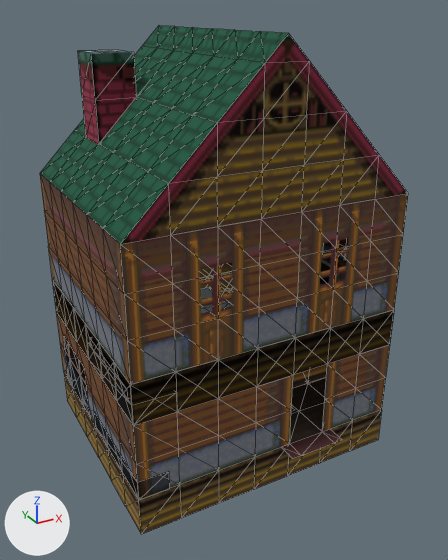
One commit to the glTF model Graphics/Scenario/fierro/insides/house5_in.glb: the scene before it, then after it.
Camera for both pictures: a camera (50 mm lens) standing at (-6.46, -13.19, 9.93) and looking at (0.61, -0.32, 3.5). The axes (+X, +Y, +Z) are drawn at lower left. The lights are the same throughout. Mesh edges are drawn as thin lines on the coarser meshes. Where no turn or scale is listed for an object, it has been applied to the vertices. Vertices at the same position are counted once.

Names of what the first picture shows: 'Beds', 'Chimney', 'FirstFloor', 'Kitchen', 'Roof', 'Rug2', 'SecondFloor'.
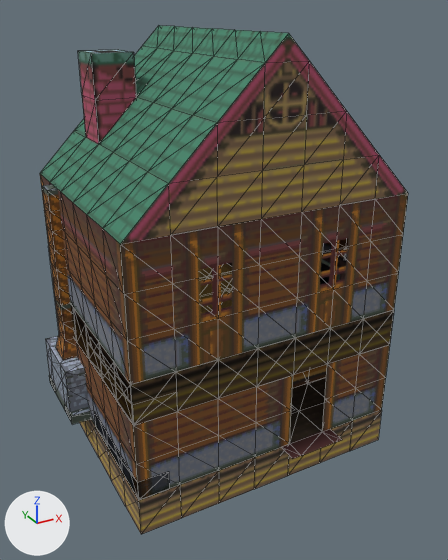
Pixel boxes (x1, y1, x2, y2) of what changed, in the pictures (448 x 560 px; the box of a moved part takes in the faces that stretch with it):
'SecondFloor', surface changed, reshaped
    both: (40, 174, 408, 426)
'Roof', surface changed
    both: (40, 25, 408, 244)
'FirstFloor', surface changed
    both: (56, 312, 390, 534)
'Chimney', reshaped, moved
    before: (70, 378, 91, 418)
    after: (45, 298, 91, 424)
'Beds', deleted
    before: (201, 287, 232, 313)
part 1 of me_plane_004, moved or reshaped (not visible before)
    after: (42, 184, 70, 306)
part 2 of me_plane_001, built on
    after: (56, 332, 77, 360)

The change, as a list of edits to the scene's bpy script:
```text
Change mat_z_forest5:
    mat_z_forest5.metallic: 1.0 -> 0.0
Change me_plane_004:
    where me_plane_004.from_pydata(...)  # 185 vertices, 328 faces; spans x -4.0..3.0, y -6.0..0.0, z -1.0..3.0
    used by ob_secondfloor; location = (1.0, 3.0, 3.0)
    me_plane_004 part 1: the loose piece of 28 vertices spanning x -3.75..-3.25, y -1.75..-1.25, z 0.0..3.0 is moved by (-0.5, 0.0, 0.0)
Change me_plane_001:
    used by ob_chimney; location = (-2.0, 2.0, 0.0)
    remove me_plane_001.from_pydata(...)  # 57 vertices, 90 faces; spans x -1.0..0.12, y -1.62..0.62, z 0.0..3.0
    add me_plane_001.from_pydata(...)  # 61 vertices, 98 faces; spans x -1.0..0.12, y -1.62..0.62, z 0.0..3.0
    me_plane_001 part 2
    8 faces are deleted
    4 vertices are added at (-0.12, -0.12, 1.5), (-0.12, -0.88, 1.5), (-0.88, -0.88, 1.5), (-0.88, -0.12, 1.5)
    16 new faces join them
Remove ob_beds:
    ob_beds = bpy.data.objects.new('Beds', me_cube_004)
    ob_beds.location = (0.0, 0.0, 3.0)
Change ob_chimney:
    ob_chimney.location: (-2.0, 2.0, 0.0) -> (-2.5, 2.0, 0.0)
```
